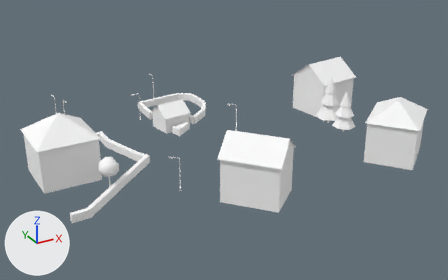
An edit to the glTF model cities/arlov-borggatan/pack/tiles/c-12_8.glb, drawn before and after from the same camera.
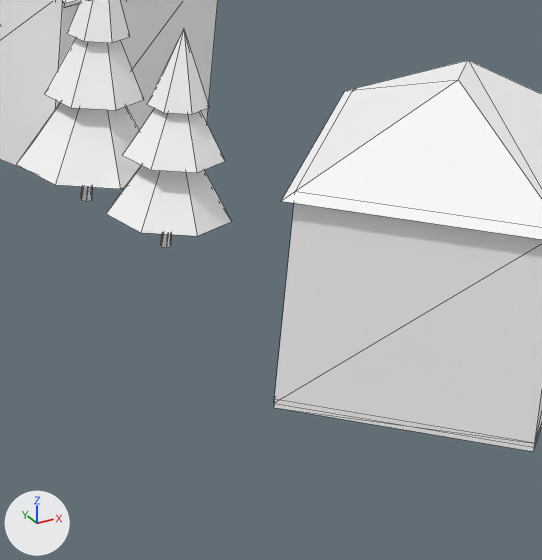
The first picture shows the older version from a 50 mm camera at (-742.0, 415.7, 48.2) aimed at (-691.5, 507.6, 2.3). The close-ups show the older and then the newer version on the part from 70% to 92% of the width and 30% to 68% of the height of that picture. Only the edits that show in the close-ups are written down. Arrows for +X, +Y and +Z are at lower left; the lights stay in place. The close-ups show mesh edges as thin lines. Where no turn or scale is listed for an object, it has been applied to the vertices. Vertices at exactly the same position are counted once.

Names of what the first close-up shows: 'SM_Building_w208846709', 'SM_Building_w208846713', 'SM_Building_w208846810', 'SM_Trees_-12_8'.
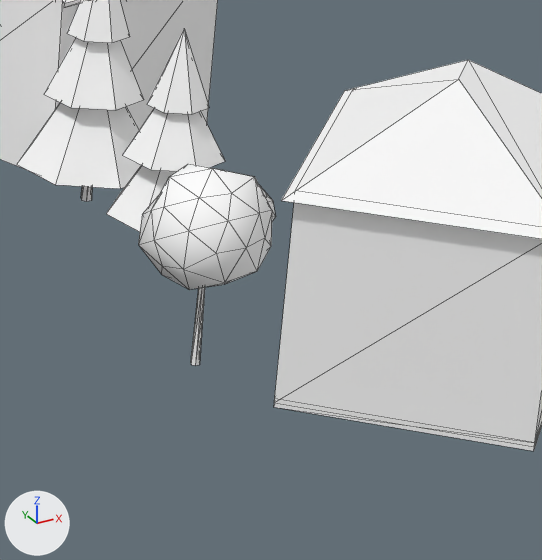
The newer file is also turned or shifted as a whole; pictures and numbers use the older file's frame.

Location of each change, (x1, y1, x2, y2) in pixels of the close-ups (542 x 560 px):
'SM_Trees_-12_8', reshaped
    before: (17, 0, 232, 248)
    after: (17, 0, 275, 366)
part 1 of me_sm_trees__12_8, added
    after: (191, 287, 205, 366)
part 2 of me_sm_trees__12_8, added
    after: (138, 164, 272, 290)
part 3 of me_sm_trees__12_8, added (mostly hidden)
    after: (259, 185, 275, 221)

What the commit changed:
me_sm_trees__12_8 is used by ob_sm_trees__12_8; location (-691.37, 503.88, 6.12).
me_sm_trees__12_8 had 210 vertices, 318 faces and spanned x -25.4..25.4, y -4.9..4.9, z -5.6..5.6.
me_sm_trees__12_8 now has 348 vertices, 570 faces and spans x -25.4..25.4, y -13.0..4.9, z -5.6..5.6.
me_sm_trees__12_8 part 1: the loose piece of 12 vertices spanning x 22.3..22.7, y -2.9..-2.5, z -4.4..-2.5 is copied, and the copy is scaled about its middle by (0.817, 0.825, 1.59), then moved by (-5.5, -8.4, 0.5); it spans x 16.9..17.2, y -11.2..-10.9, z -4.4..-1.4.
me_sm_trees__12_8 part 2: a new loose piece of 42 vertices spanning x 14.8..19.3, y -13.0..-9.1, z -1.7..2.6, in mat_m_leaf (white #ffffff).
me_sm_trees__12_8 part 3: a new loose piece of 42 vertices spanning x 17.2..19.5, y -12.1..-9.5, z -0.2..1.8, in mat_m_leaf (white #ffffff).
Other edits to the shape of me_sm_trees__12_8 do not show in these pictures.
